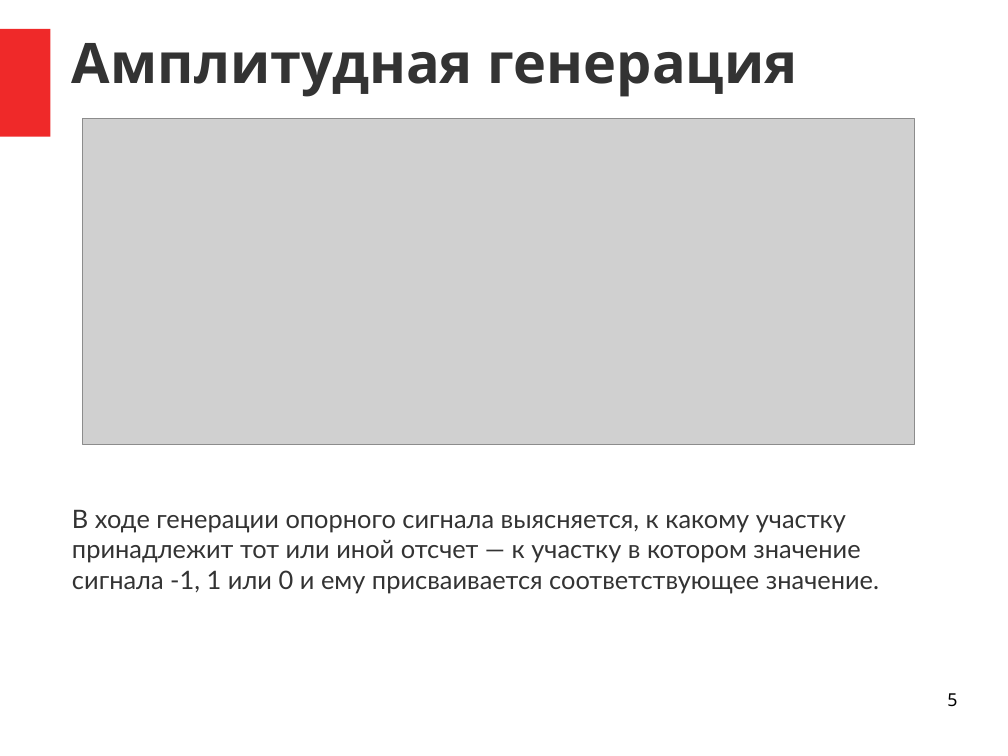
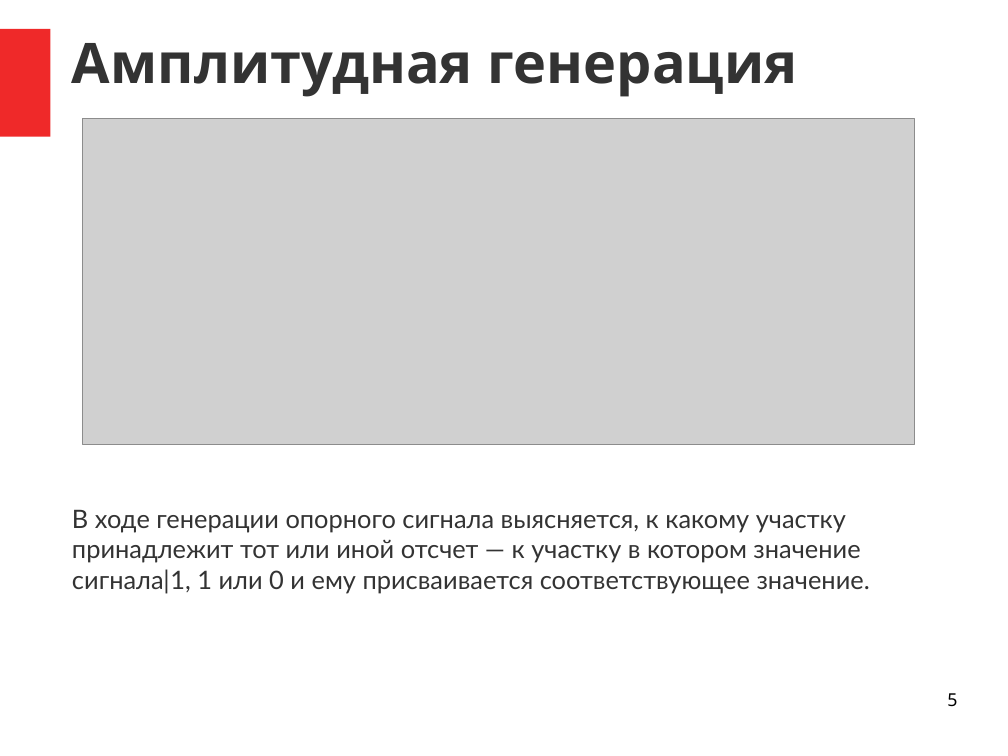
Before and after one commit to egan-ru/NA2021_cw, a slide deck: slide 5 of na_2021_promo.odp. Drawn at 1008x756 pixels with LibreOffice and Linux fonts; fonts in the diff are those of the drawing; grey boxes stand for pictures. Boxes give left, top, right and bottom in pixels: in the first picture for what was removed or moved away, otherwise in the second. Text is boxed around its words. In the diff, an @@ line names an element or a change of style, - is before the commit and + after.

```diff
--- a/na_2021_promo.odp
+++ b/na_2021_promo.odp
@@ text at [72, 509, 870, 594]: text changed @@
-В ходе генерации опорного сигнала выясняется, к какому участку принадлежит тот или иной отсчет — к участку в котором значение сигнала -1, 1 или 0 и ему присваивается соответствующее значение.
+В ходе генерации опорного сигнала выясняется, к какому участку принадлежит тот или иной отсчет — к участку в котором значение сигнала ̵1, 1 или 0 и ему присваивается соответствующее значение.
```
Also in this commit, not shown: 3 other files.
